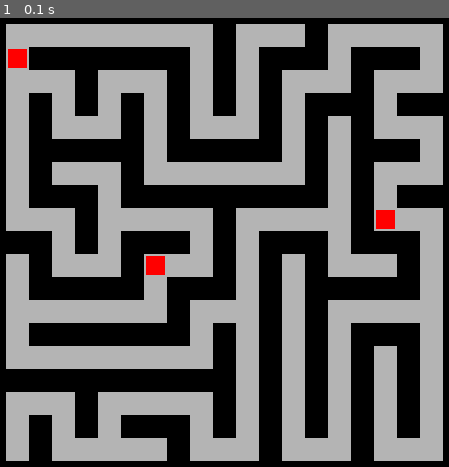
Above: before the commit, frame 1.
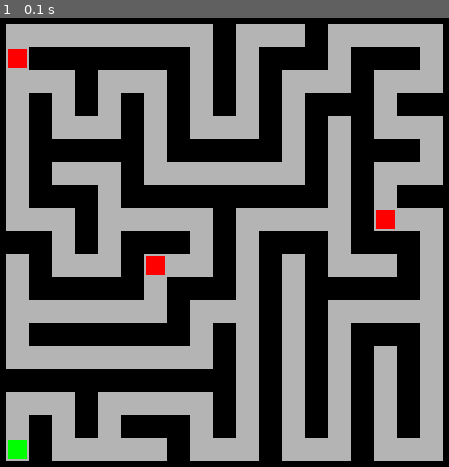
Above: after the commit, the same moment.

Repository: agentultra/Horton
Game: pygame game, started from horton/examples/labyrinth/main.py
Two runs of this game, one before a commit and one after it. Both use one fixed random seed, a clock stepped at 60 frames per second and the inputs below. The source is Python 2; it was converted automatically to run under Python 3.
Inputs:
- Up to frame 1 (0.1 s): no input

The runs differ from the first frame. In frame 1, 0.2% of the frame differs, in the area x 1-7%, y 93-99%.

Commit message:
Add player starting position
While the enemies are spawned randomly in the level, the player
starting position is chosen by selecting the edge tile in the level
that is furthest from all of the enemies.

Diff:
--- a/horton/examples/labyrinth/levels.py
+++ b/horton/examples/labyrinth/levels.py
@@ -1,3 +1,4 @@
+import operator
 import pygame
 import random
 
@@ -6,6 +7,9 @@
 from horton.render.pg import render_grid
 
 import enemy
+import player
+
+from utils import distance
 
 MAZE_ROWS, MAZE_COLS = (10, 10)
 MAZE_W, MAZE_H = (500, 500)
@@ -138,11 +142,44 @@
                 enemy.position = random_point
 
 
+def place_player_at_start(level):
+    """
+    Place the Player in the starting position for the level.
+
+    Choose a location along an edge of the map that is furthest from
+    all of the enemies.
+    """
+    edge_tiles = set([])
+    for x in range(1, level.width):
+        n, s = (x, 1), (x, level.height - 1)
+        if level[n]['passable']:
+            edge_tiles.add(n)
+        if level[s]['passable']:
+            edge_tiles.add(s)
+    for y in range(1, level.height):
+        w, e = (1, y), (level.width - 1, y)
+        if level[w]['passable']:
+            edge_tiles.add(w)
+        if level[e]['passable']:
+            edge_tiles.add(e)
+
+    enemy_edge_distances = []
+    for coordinate in edge_tiles:
+        enemy_edge_distances.append((coordinate, sum([distance(coordinate, enemy.position)
+                                                      for enemy in level.enemies])))
+    enemy_edge_distances.sort(key=operator.itemgetter(1), reverse=True)
+    start_position = enemy_edge_distances[0][0]
+
+    level[start_position]['objects'].append(player.Player(*start_position))
+
+
+
 def generate_level(depth):
     maze = generate_maze()
     level = tile_maze(maze)
     level.enemies = enemies_for_depth(depth)
     place_enemies_randomly(level)
+    place_player_at_start(level)
 
     return level
 
--- /dev/null
+++ b/horton/examples/labyrinth/player.py
@@ -0,0 +1,27 @@
+import pygame
+
+
+class Player(object):
+
+    def __init__(self, x=0, y=0):
+        self.x = x
+        self.y = y
+
+    @property
+    def position(self):
+        return (self.x, self.y)
+
+    @position.setter
+    def position(self, position):
+        self.x, self.y = position
+
+    def draw(self, surface, x, y, width, height):
+        pygame.draw.rect(surface, (0, 255, 0),
+                         pygame.Rect(x + 2, y + 2,
+                                     width - 4, height - 4))
+
+    def __str__(self):
+        return "<Player at (%d, %d)>" % (self.x, self.y)
+
+    def __repr__(self):
+        return "<Player(x=%d, y=%d)>" % (self.x, self.y)
--- /dev/null
+++ b/horton/examples/labyrinth/tiles.py
@@ -0,0 +1,38 @@
+import pygame
+
+from abc import abstractmethod, abstractproperty
+
+
+class Tile(object):
+
+    objects = []
+
+    @abstractproperty
+    def passable(self):
+        """
+        Return wether an object can enter the tile.
+        """
+
+    @abstractmethod
+    def draw(self, surface, x, y, width, height):
+        """
+        Draw the tile to the given Pygame surface.
+        """
+
+
+class Wall(Tile):
+
+    passable = False
+
+    def draw(self, surface, x, y, width, height):
+        pygame.draw.rect(surface, (0, 0, 0),
+                         pygame.Rect(x, y, width, height))
+
+
+class Floor(Tile):
+
+    passable = True
+
+    def draw(self, surface, x, y, width, height):
+        pygame.draw.rect(surface, (180, 180, 180),
+                         pygame.Rect(x, y, width, height))
--- /dev/null
+++ b/horton/examples/labyrinth/utils.py
@@ -0,0 +1,16 @@
+import math
+
+
+def distance(p1, p2):
+    """
+    Return the distance between two points on a 2D plane.
+
+    :param p1: A tuple representing a point.
+    :param p2: A tuple representing another point.
+    :returns: A float representing the distance.
+    """
+    # c^2 = a^2 + b^2
+    a = p1[0] - p2[0]
+    b = p1[1] - p2[1]
+    c = a**2 + b**2
+    return math.sqrt(c)
